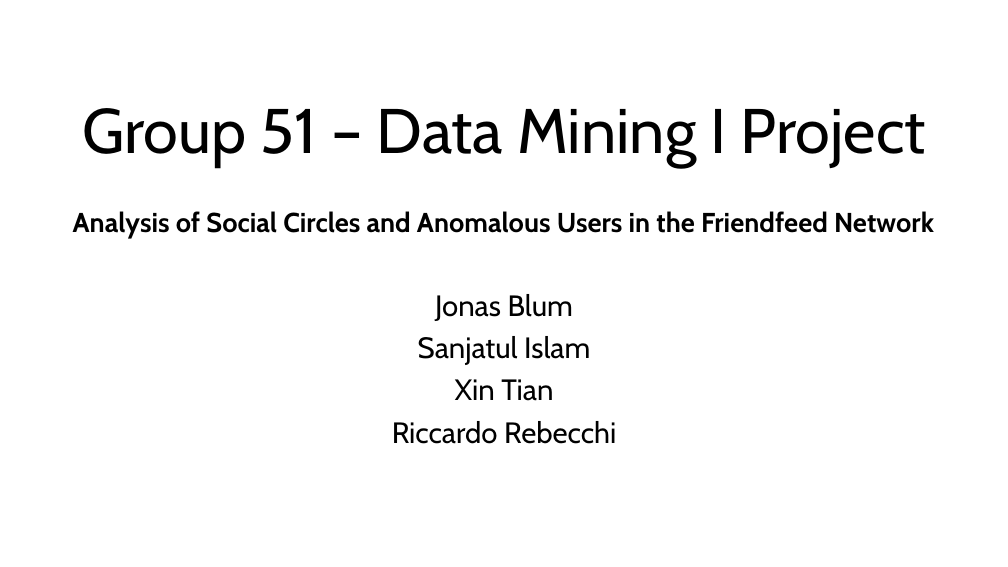
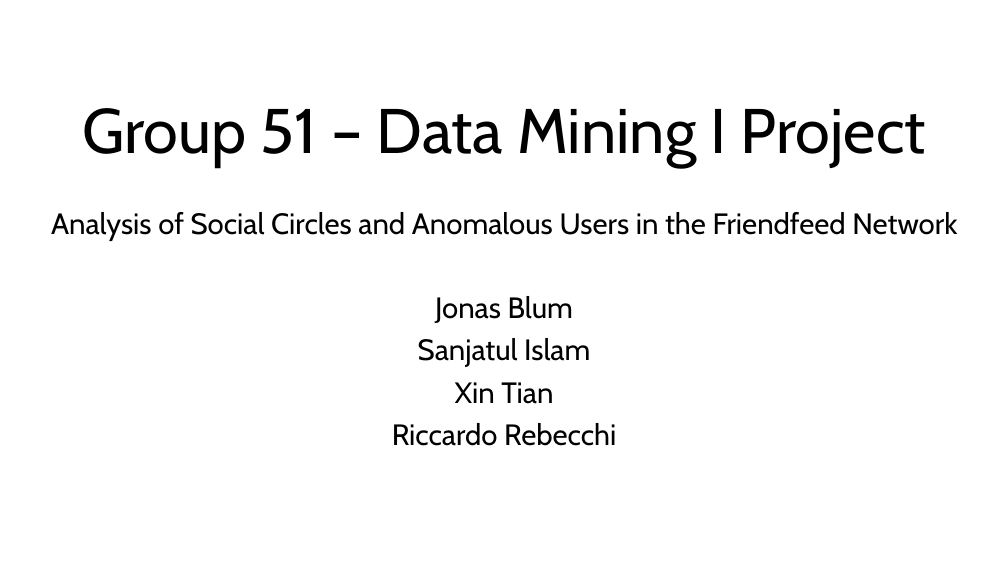
Before and after one commit to jonas-blum/data-mining-1, a slide deck: slide 1 of project/project-presentation-group51.pptx. Drawn at 1008x567 pixels with LibreOffice and Linux fonts; fonts in the diff are those of the drawing. Boxes give left, top, right and bottom in pixels: in the first picture for what was removed or moved away, otherwise in the second. Text is boxed around its words. In the diff, an @@ line names an element or a change of style, - is before the commit and + after.

```diff
--- a/project/project-presentation-group51.pptx
+++ b/project/project-presentation-group51.pptx
@@ subtitle at box(51, 212, 957, 241): size 26 to 28 pt, bold off in "Analysis of Social Circles and Anomalous Users ..." @@
```
Also in this commit, not shown: 2 other slides changed, 15 slides added, 7 slides removed.
